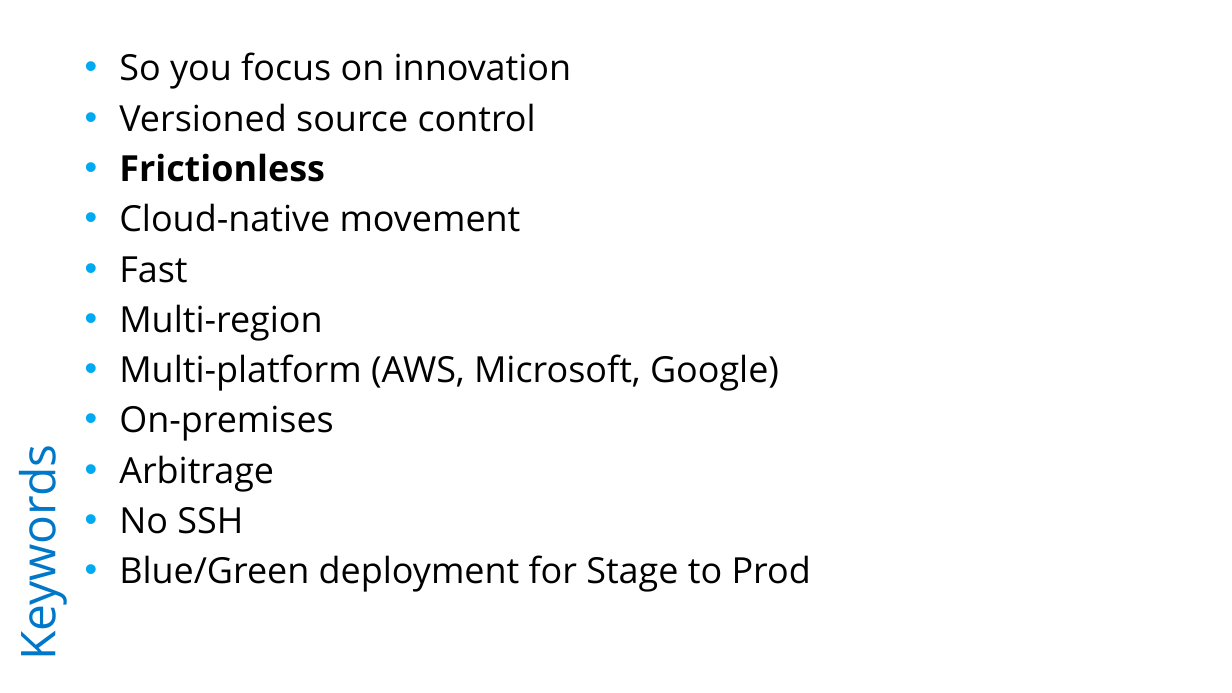
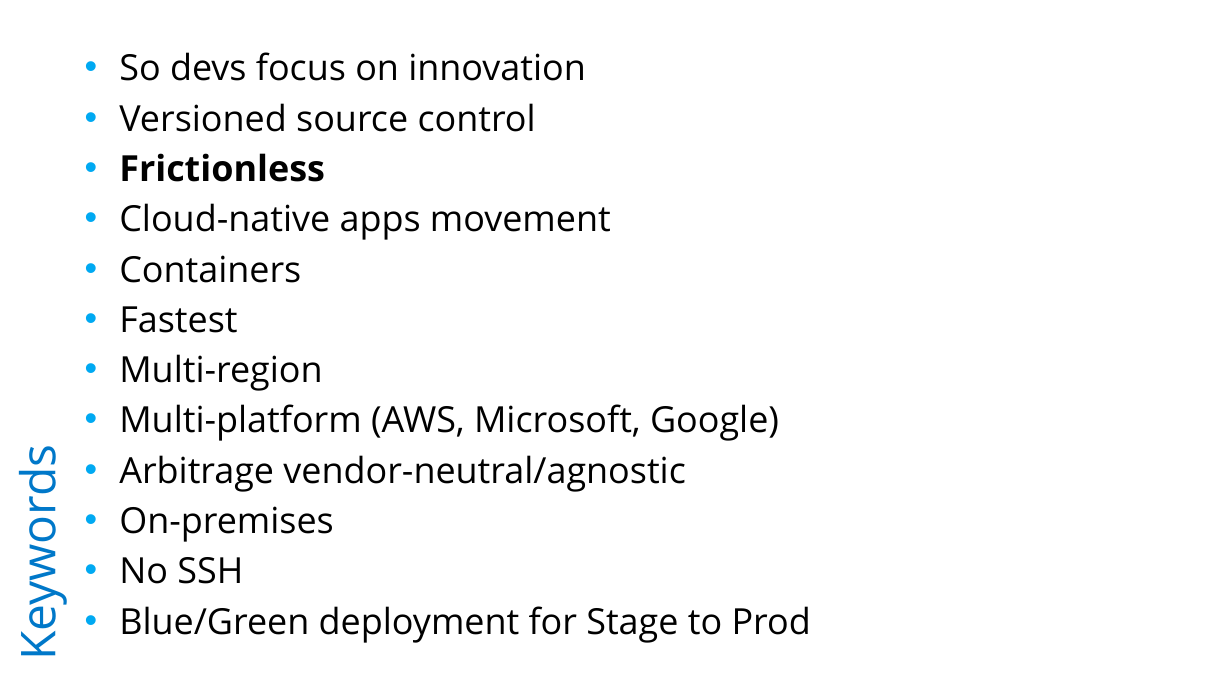
Before and after one commit to rkuma183/wilsonmar.github.io, a slide deck: slide 2 of fig/shippable-v01.pptx. Drawn at 1232x693 pixels with LibreOffice and Linux fonts; fonts in the diff are those of the drawing. Boxes give left, top, right and bottom in pixels: in the first picture for what was removed or moved away, otherwise in the second. Text is boxed around its words. In the diff, an @@ line names an element or a change of style, - is before the commit and + after.

```diff
--- a/fig/shippable-v01.pptx
+++ b/fig/shippable-v01.pptx
@@ text at (119,52,586,81): text changed @@
-• So you focus on innovation
+• So devs focus on innovation
@@ text at (119,203,611,333): text changed @@
-• Cloud-native movement
-• Fast
+• Cloud-native apps movement
+• Containers
+• Fastest
@@ text at (119,455,685,492): paragraph added @@
+• Arbitrage vendor-neutral/agnostic
```
Also in this commit, not shown: 2 other slides changed, 5 other files.
